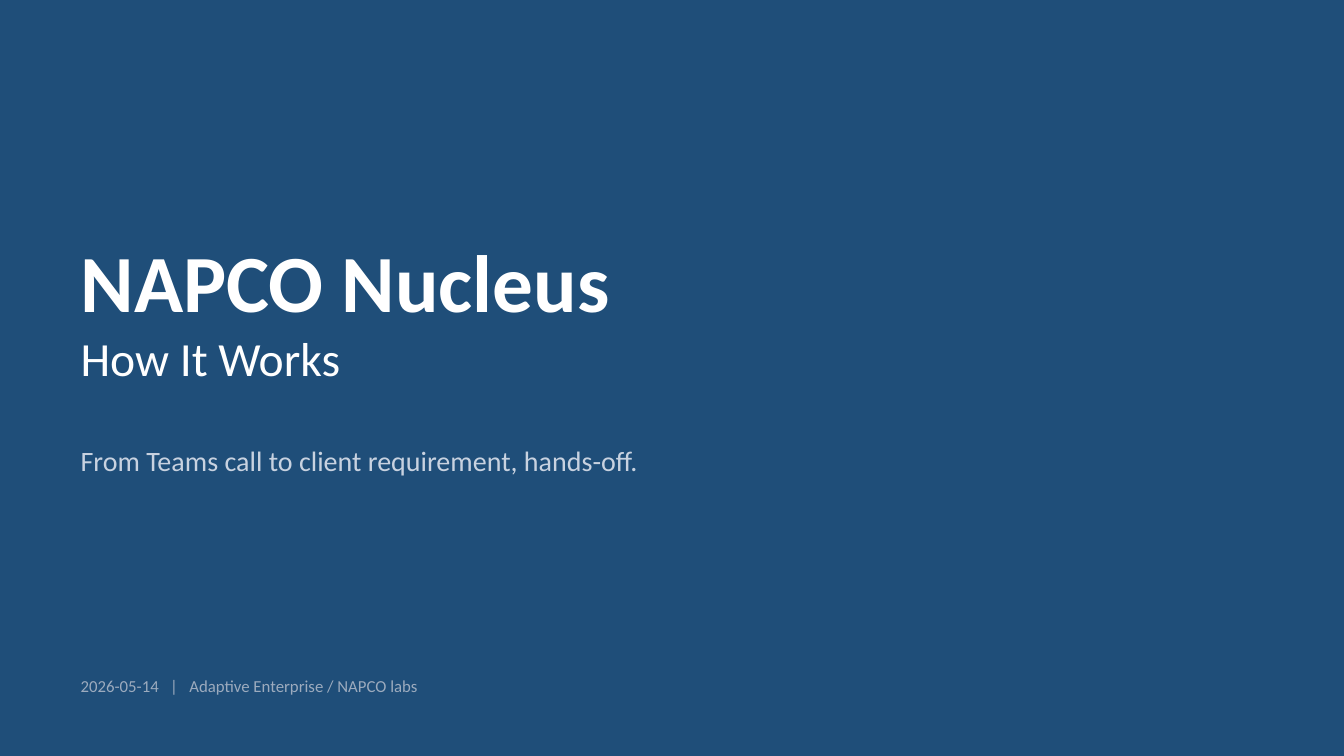
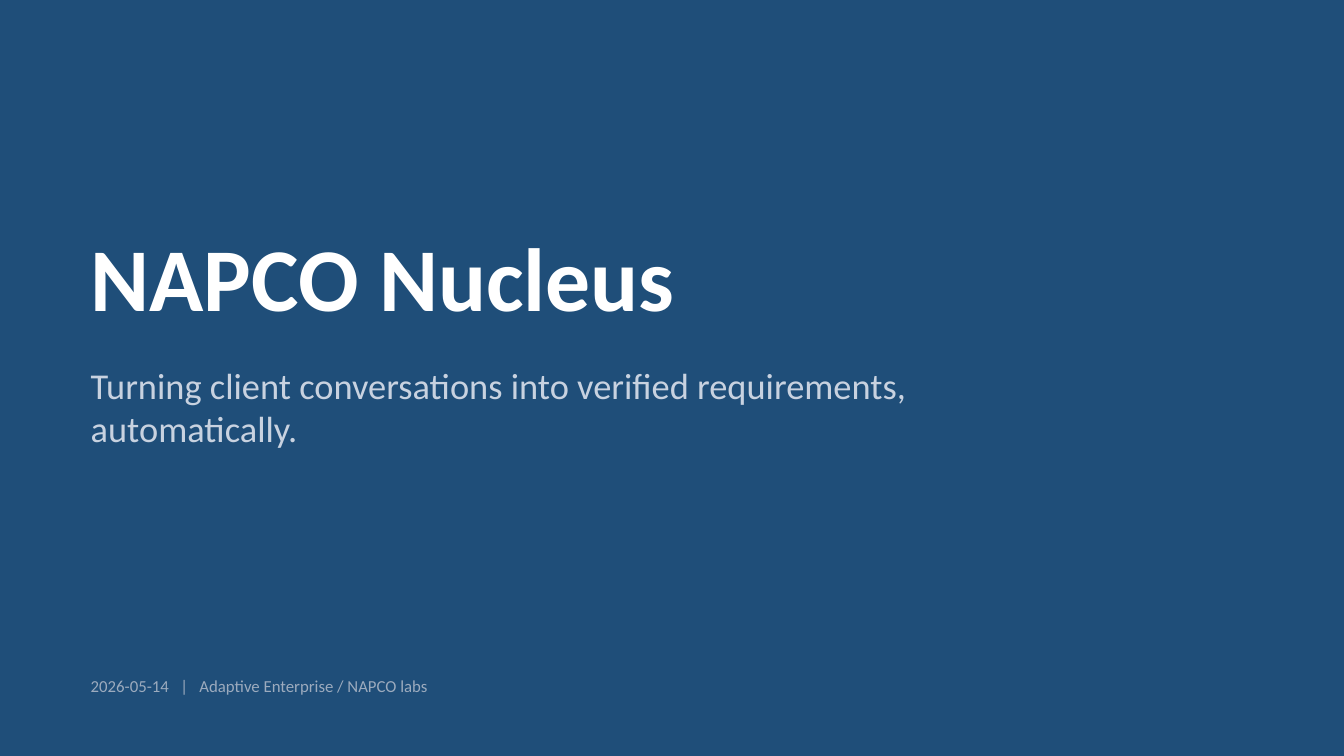
Before and after one commit to napco-labs/napco-nucleus, a slide deck: slide 1 of docs/NAPCO-Nucleus-System-Overview.pptx. Drawn at 1344x756 pixels with LibreOffice and Linux fonts; fonts in the diff are those of the drawing. Boxes give left, top, right and bottom in pixels: in the first picture for what was removed or moved away, otherwise in the second. Text is boxed around its words. In the diff, an @@ line names an element or a change of style, - is before the commit and + after.

```diff
--- a/docs/NAPCO-Nucleus-System-Overview.pptx
+++ b/docs/NAPCO-Nucleus-System-Overview.pptx
@@ text "NAPCO Nucleus": place and size @@
-text "NAPCO Nucleus" at (81, 255, 609, 377)
+text "NAPCO Nucleus" at (91, 248, 674, 312)
@@ text "NAPCO Nucleus" at (91, 248, 674, 312): size 58 to 64 pt @@
@@ text at (81, 343, 340, 377): paragraph removed @@
-How It Works
@@ text at (91, 373, 906, 448): text changed; size 20 to 26 pt @@
-From Teams call to client requirement, hands-off.
+Turning client conversations into verified requirements,
+automatically.
@@ text "2026-05-14 | Adaptive Enterprise / ...": place and size @@
-text "2026-05-14 | Adaptive Enterprise / ..." at (81, 680, 417, 695)
+text "2026-05-14 | Adaptive Enterprise / ..." at (91, 680, 427, 695)
```
Also in this commit, not shown: 11 slides added, 13 slides removed, 4 other files.
